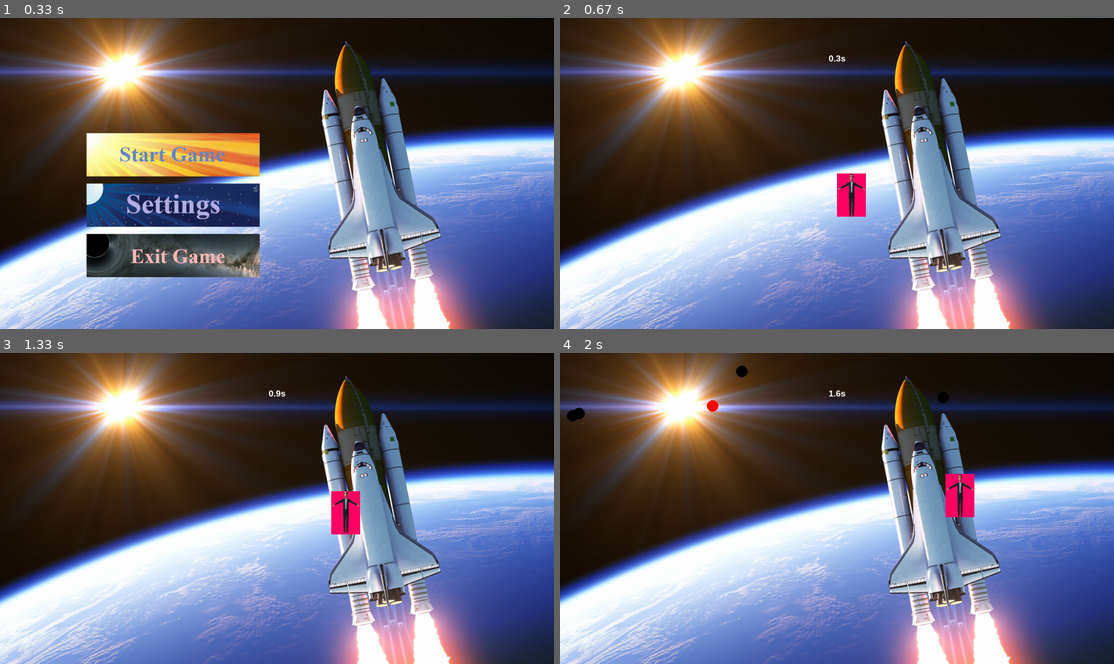
Above: before the commit, frames 1-4 (two rows, left to right).
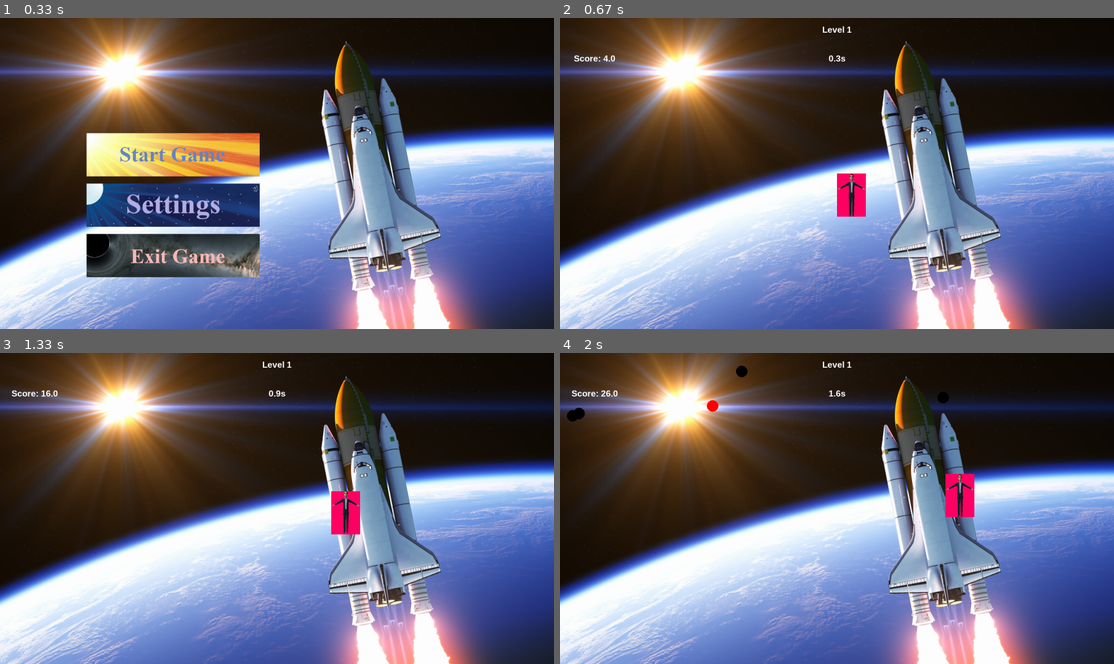
Above: after the commit, the same moments.

Repository: Minkema/PO5_informatica_pygame
Game: pygame game, started from first game/main.py
The game is run twice, just before and just after one commit, with the same random seed, the same clock (stepped at 60 frames per second) and the same inputs.
Inputs (mouse positions are in pixels of both pictures, inside the frame that each line leads up to):
- Up to frame 1 (0.33 s): no input
- Up to frame 2 (0.67 s): click (731, 154) at 0.38 s
- Up to frame 3 (1.33 s): hold D 0.67-1.13 s; move the mouse to (282, 530) at 0.7 s; hold W from 1.17 s (still down)
- Up to frame 4 (2 s): release W at 1.47 s; hold D 1.5-1.97 s

Frame 1 is identical in both runs. In frame 2, 0.1% of the frame differs, in the area x 2-53%, y 2-15%; in frame 3, 0.1%; in frame 4, 0.1%.

Commit message:
Add files via upload

Diff:
--- a/first game/astroids.py
+++ b/first game/astroids.py
@@ -1,4 +1,4 @@
-import settings, pygame
+import settings, pygame, scenehandler
 
 
 class Astroid:
@@ -6,7 +6,7 @@
     def __init__(self, x, y, velocity, isPuzzel):
         self.x = x
         self.y = y
-        self.velocity = velocity
+        self.velocity = velocity * scenehandler.speedMultiplier
         self.isPuzzel = isPuzzel
 
     #Draw de daadwerkelijke astroid
--- a/first game/puzzels.py
+++ b/first game/puzzels.py
@@ -98,6 +98,8 @@
     #Player heeft ze goed opgelost
     if(currentNum == 4):
         currentPuzzel = "none"
+        #increases score gain if puzzle has been completed succesfully
+        scenehandler.scoreMultiplier = scenehandler.scoreMultiplier + 0.1
         ResetEerstePuzzel()
         return
 
@@ -195,6 +197,9 @@
 
     #Stops puzzle once correctly completed
     if (currentNum == 10):
+        #increases score gain if puzzle has been completed succesfully
+        scenehandler.scoreMultiplier = scenehandler.scoreMultiplier + 0.1
+
         currentPuzzel = "none"
         resetKeybindPuzzel()
         return
--- a/first game/scenehandler.py
+++ b/first game/scenehandler.py
@@ -12,6 +12,8 @@
 stopAstroidsTijd = 0
 afterStopAstroids = False
 delayTime = 0
+speedMultiplier = 1
+scoreMultiplier = 1
 
 #!!!! Alleen voor development !!!!!! MOET FALSE ZIJN ALS HET SPEL KLAAR IS ANDERS KAN JE NIET DOOD GAAN
 godMode = True
@@ -153,7 +155,7 @@
 
     if currentScene == "testScene":
         #Comments about these functions are at the functions declarations
-
+        global current_time
         #afterstopAstroids staat iets verder naar beneden uitgelegd
         if(not afterStopAstroids):
             player.drawPlayer()
@@ -180,10 +182,11 @@
                 puzzels.loadRandomPuzzel()
                 afterStopAstroids = True
 
+        #Runs collision check (constant)
         checkCol()
-        #De timer moet niet worden laten zien als we bezig zijn met een puzzel
-        if not stopAstroids:
-            textUI.drawText(str(round((current_time - startTime - delayTime) / 1000, 1)) + "s", textUI.testFont , (255,255,255), resolution[0] / 2, resolution[1] / 2 + resolution[1] / 1080 *-400)
+
+        #Print time, score and level on screen
+        showTimeScoreLevel()
 
         #Lijst van astroids die de volgende frame weg moeten
         listOfDeletedAstroids = []
@@ -204,10 +207,7 @@
         retryButton.draw()
         menuButton.draw()
 
-
-
         #Restarts game and sends to main menu once buttons are clicked
-        #Needs to be fixed (loadScene doesnt work properly)
         if retryButton.checkClicked() == True:
             loadScene("testScene")
             stopAstroids = False
@@ -252,3 +252,34 @@
 
     for i in range(len(deletedAstroids)):
         astroids.pop(deletedAstroids[i])
+
+def showTimeScoreLevel():
+    global currentScore, currentLevel, speedMultiplier, scoreMultiplier
+    currentScore = round((current_time - startTime - delayTime) / 60 * scoreMultiplier, 0)
+
+    #Increases level once score threshold has been met
+    if currentScore <= 1000:
+        currentLevel = 1
+    elif currentScore <= 2000 and currentScore >= 1000:
+        currentLevel = 2
+        speedMultiplier = 1.5
+    elif currentScore <= 3000 and currentScore >= 2000:
+        currentLevel = 3
+        speedMultiplier = 2
+    elif currentScore <= 4000 and currentScore >= 3000:
+        currentLevel = 4
+        speedMultiplier = 2.5
+    elif currentScore <= 5000 and currentScore >= 4000:
+        currentLevel = 5
+        speedMultiplier = 3
+    elif currentScore >= 5000:
+        currentLevel = "???"
+
+    #De timer moet niet worden laten zien als we bezig zijn met een puzzel
+    if not stopAstroids:
+        #Draws Level
+        textUI.drawText("Level " + str(currentLevel), textUI.testFont , (255,255,255), resolution[0] / 2, resolution[1] / 2 + resolution[1] / 1080 *-500)
+        #Draws Time
+        textUI.drawText(str(round((current_time - startTime - delayTime) / 1000, 1)) + "s", textUI.testFont , (255,255,255), resolution[0] / 2, resolution[1] / 2 + resolution[1] / 1080 *-400)
+        #Draws Score
+        textUI.drawText("Score: "+ str(currentScore), textUI.testFont , (255,255,255), resolution[0] - 1800, resolution[1] / 2 + resolution[1] / 1080 *-400)
